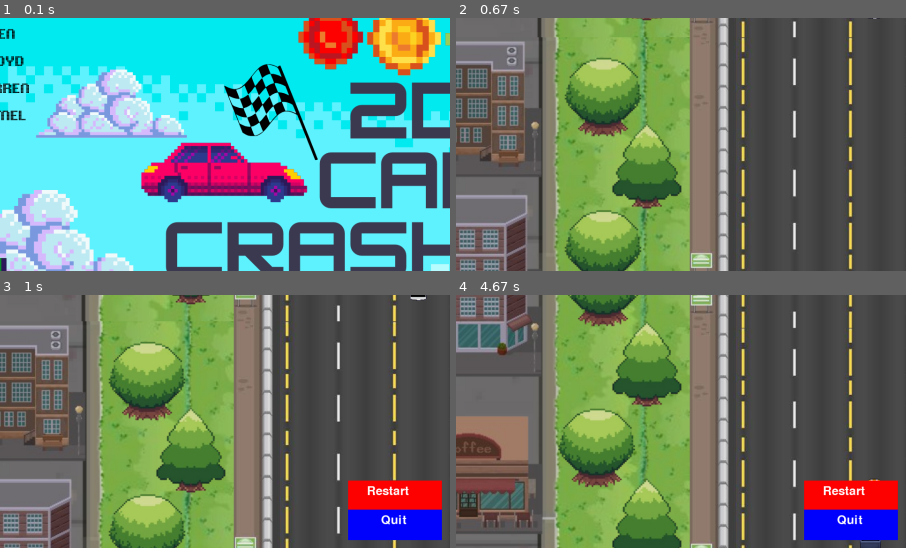
Above: before the commit, frames 1-4 (two rows, left to right).
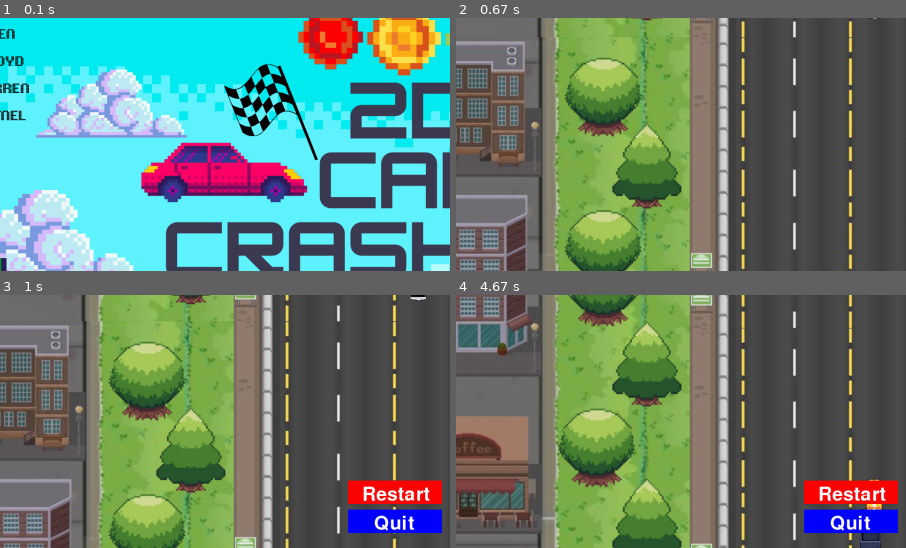
Above: after the commit, the same moments.

Repository: DarrenGuev/GameDevCars
Game: pygame game, started from Test_codes.py
Same seed, same stepped clock (60 frames per second), same inputs: the game is played once before the commit and once after it.
Inputs:
- Up to frame 1 (0.1 s): no input
- Up to frame 2 (0.67 s): click "Start" at 0.38 s
- Up to frame 3 (1 s): tap Esc at 0.67 s
- Up to frame 4 (4.67 s): click "Restart" at 1.05 s; hold Right 1.33-1.8 s; hold Right 1.83-2.3 s; hold Left 2.33-2.87 s; hold Left 2.9-3.3 s; hold Right 3.33-3.97 s; hold Left 4-4.47 s; hold Right from 4.5 s (still down)
The pictures show only the part of the screen within x 6-56%, y 9-59%; the shares and areas given below are measured in that part.

Frames 1-2 are identical in both runs. In frame 3, 2.0% of the frame differs, in the area x 77-99%, y 75-97%; in frame 4, 2.0%.

Commit message:
tetenikanlod

Diff:
--- a/Test_codes.py
+++ b/Test_codes.py
@@ -90,21 +90,21 @@
         win.blit(game_screenshot, (0, 0))  # Display the screenshot as the background
 
         # Define your button sizes and positions
-        restart_button = pygame.Rect(width // 2 - 100, height // 2 - 50, 200, 70)
-        quit_button = pygame.Rect(width // 2 - 100, height // 2 + 12, 200, 65)
+        restart_button = pygame.Rect(width // 2 - 100, height // 2 - 50, 200, 50)
+        quit_button = pygame.Rect(width // 2 - 100, height // 2 + 12, 200, 50)
 
         # Draw buttons with transparent color over the background
         pygame.draw.rect(win, (255, 0, 0), restart_button)  # Red button for restart
         pygame.draw.rect(win, (0, 0, 255), quit_button)     # Blue button for quit
 
         # Add text to the buttons
-        font = pygame.font.SysFont("comicsans", 38)
+        font = pygame.font.SysFont(None, 60)
         restart_text = font.render("Restart", True, (255, 255, 255))
         quit_text = font.render("Quit", True, (255, 255, 255))
 
         # Draw text on buttons
-        win.blit(restart_text, (restart_button.x + 40, restart_button.y + 10))
-        win.blit(quit_text, (quit_button.x + 70, quit_button.y + 10))
+        win.blit(restart_text, (restart_button.x + 30, restart_button.y + 10))
+        win.blit(quit_text, (quit_button.x + 55, quit_button.y + 10))
 
         # Update the display to show the buttons
         pygame.display.update()
